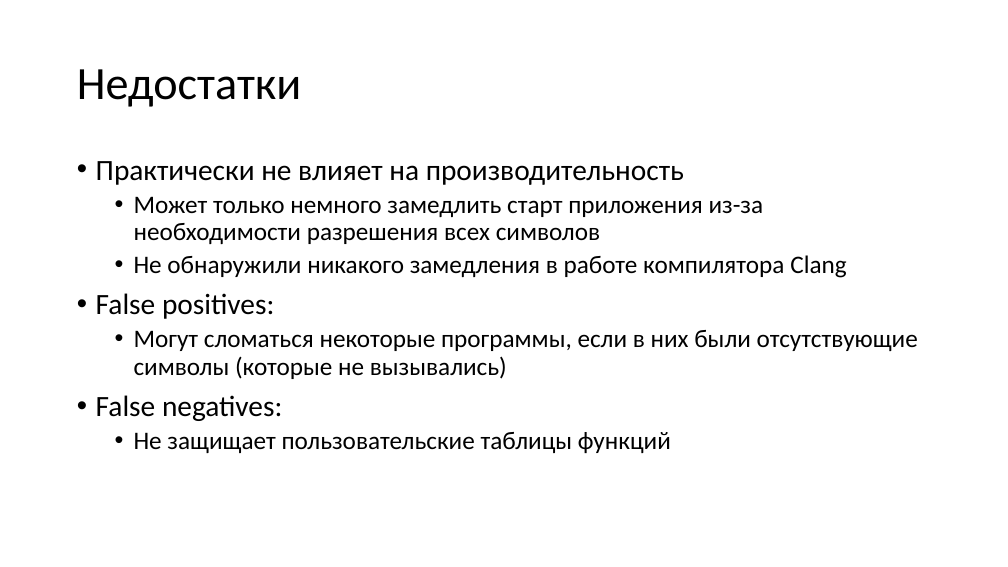
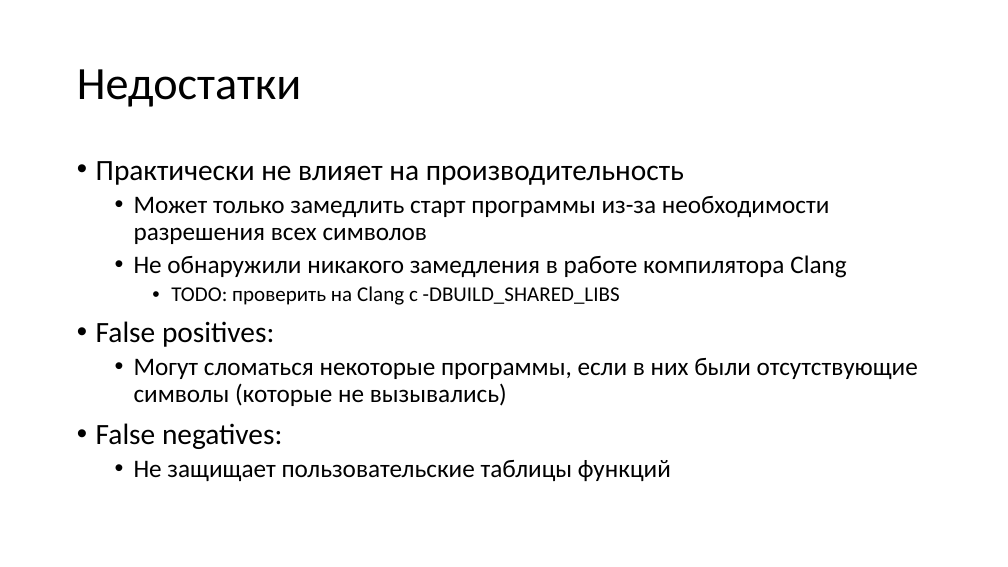
Before and after one commit to yugr/slides, a slide deck: slide 51 of CppZeroCost/2025/RU.pptx. Drawn at 1008x567 pixels with LibreOffice and Linux fonts; fonts in the diff are those of the drawing. Boxes give left, top, right and bottom in pixels: in the first picture for what was removed or moved away, otherwise in the second. Text is boxed around its words. In the diff, an @@ line names an element or a change of style, - is before the commit and + after.

```diff
--- a/CppZeroCost/2025/RU.pptx
+++ b/CppZeroCost/2025/RU.pptx
@@ text at (134,196,830,244): text changed @@
-  • Может только немного замедлить старт приложения из-за необходимости разрешения всех символов
+  • Может только замедлить старт программы из-за необходимости разрешения всех символов
@@ text at (171,286,620,305): paragraph added @@
+    • TODO: проверить на Clang с -DBUILD_SHARED_LIBS
```
Also in this commit, not shown: 1 other slide changed.
